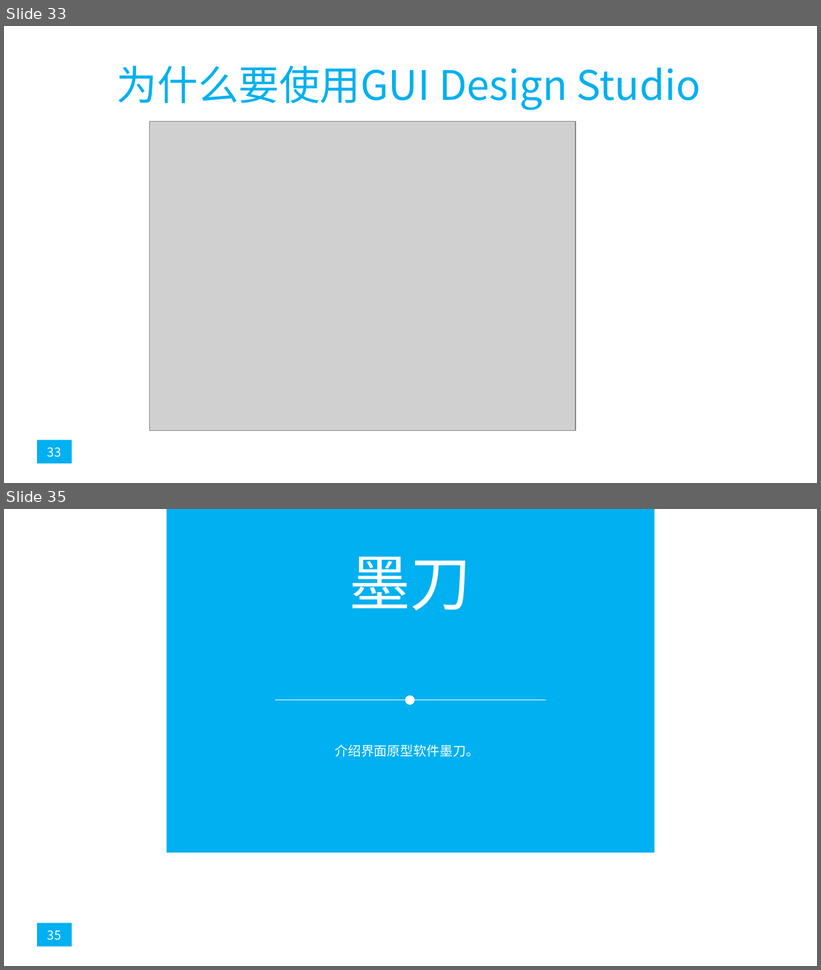
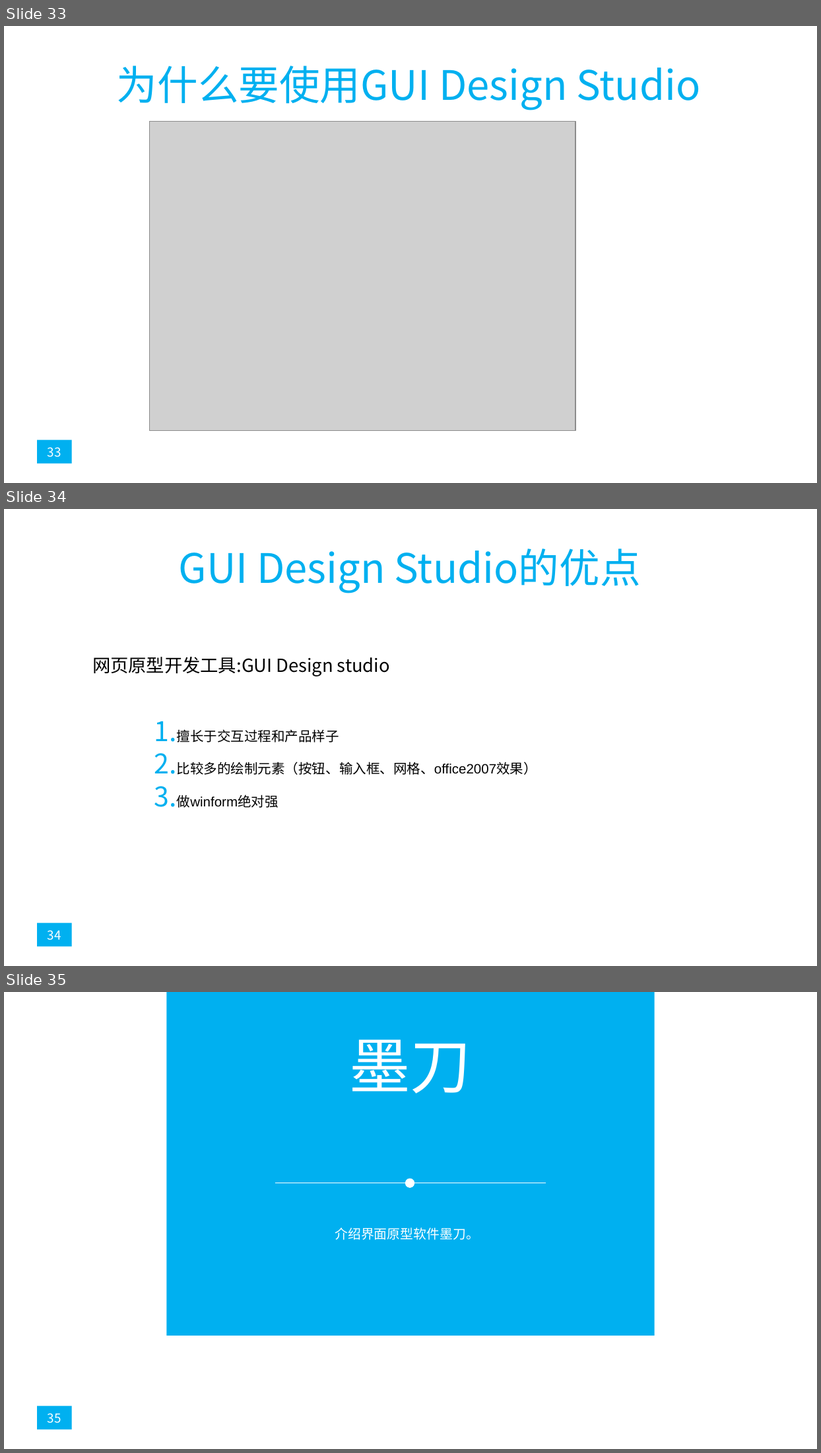
Before and after one commit to popopoi/PRD2018-G07, a slide deck: 非受控文档/翻转课堂PPT/PRD2018-G07-第七周翻转课堂PPT.pptx. Shown one above the other, each under a label of ours: slides 33 and 35 before the commit, slides 33, 34 and 35 after it; the slides between them are not shown. The pictures are 821x970 and 821x1453 pixels, drawn with LibreOffice and Linux fonts; fonts in the diff are those of the drawing; grey boxes stand for pictures. Boxes give left, top, right and bottom in pixels: in the first picture for what was removed or moved away, otherwise in the second. Text is boxed around its words. In the diff, an @@ line names an element or a change of style, - is before the commit and + after.

Commit message:
修订 《PRD2018-G07-第七周翻转课堂PPT》[修订的内容：绩效评价更新，page34,37更新]

```diff
--- a/非受控文档/翻转课堂PPT/PRD2018-G07-第七周翻转课堂PPT.pptx
+++ b/非受控文档/翻转课堂PPT/PRD2018-G07-第七周翻转课堂PPT.pptx
@@ slide 34 added at [4, 509, 817, 966], background #FFFFFF @@
@@ title added at [179, 549, 641, 593], 36 pt, text #00B0F0 @@
+GUI Design Studio的优点
@@ text added at [92, 657, 390, 677], 16 pt, text #000000 @@
+网页原型开发工具:GUI Design studio
@@ text added at [177, 729, 537, 808], 12 pt, text #000000 @@
+1. 擅长于交互过程和产品样子
+2. 比较多的绘制元素（按钮、输入框、网格、office2007效果）
+3. 做winform绝对强
@@ rectangle added at [38, 923, 72, 947], fill #00B0F0, 11 pt, text #FFFFFF @@
+34
```
Also in this commit, not shown: 3 slides changed, 1 slide removed.
